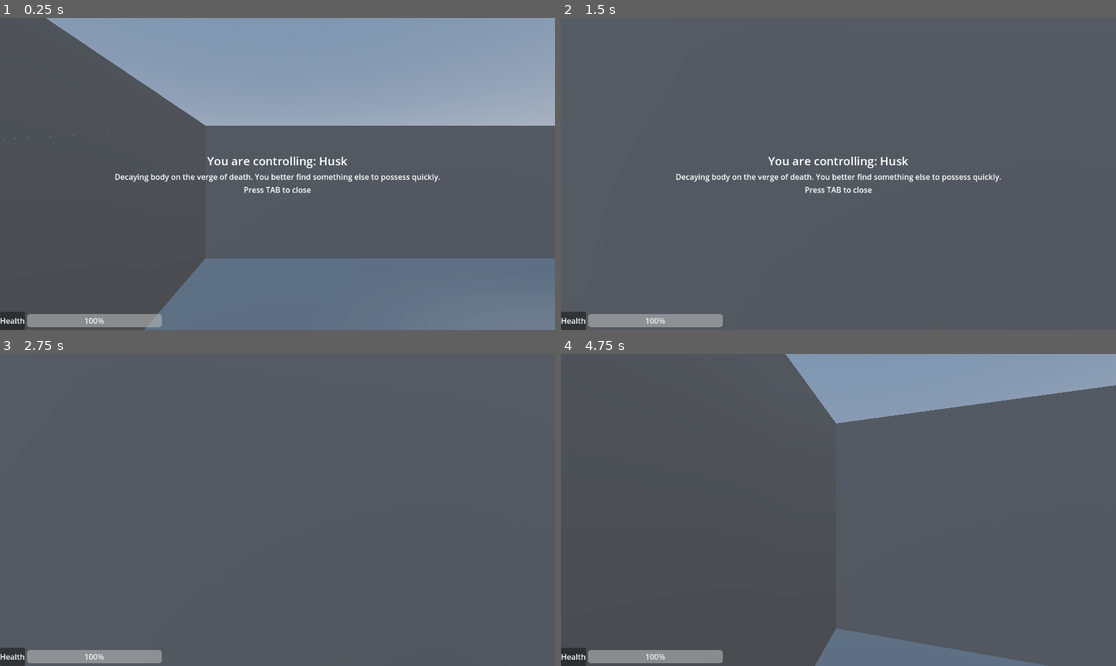
Above: before the commit, frames 1-4 (two rows, left to right).
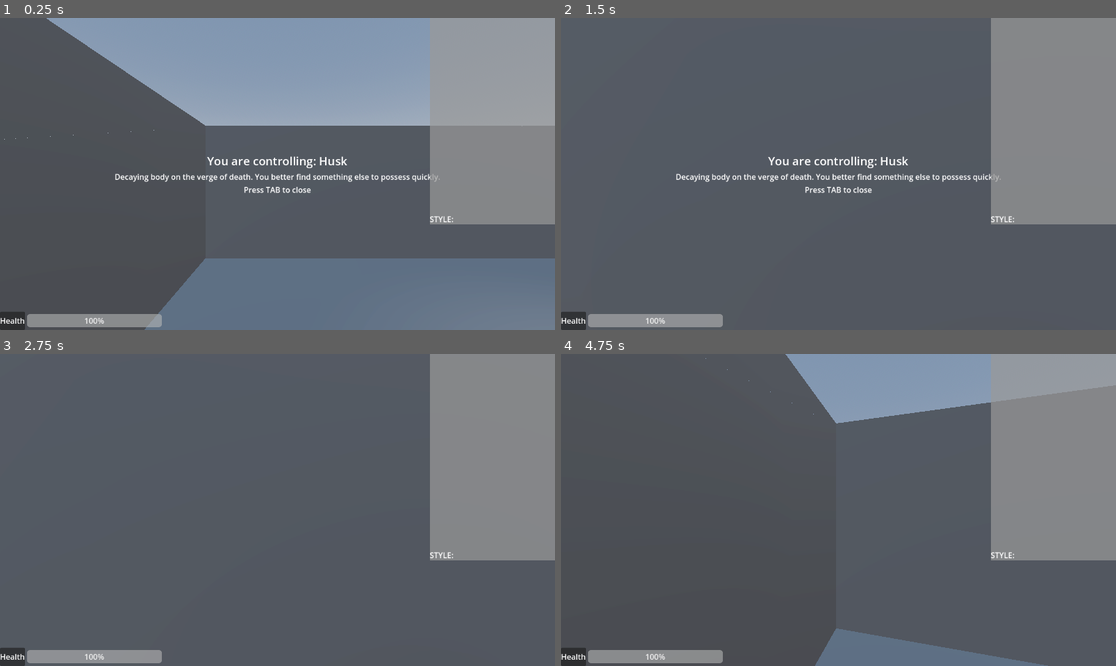
Above: after the commit, the same moments.

Repository: city-high-rider/soulswap
Game: Godot game, scene res://test_level.tscn
Same seed, same stepped clock (60 frames per second), same inputs: the game is played once before the commit and once after it.
Inputs (mouse positions are in pixels of both pictures, inside the frame that each line leads up to):
- Up to frame 1 (0.25 s): no input
- Up to frame 2 (1.5 s): move the mouse to (866, 174) at 0.52 s; hold W (forward) from 0.53 s (still down); tap F (possess) at 0.6 s; tap Space (jump) at 0.77 s; move the mouse to (810, 174) at 1.27 s; click (810, 174) at 1.35 s
- Up to frame 3 (2.75 s): keep holding W (forward); tap Space (jump) at 1.52 s; tap Enter at 2 s; move the mouse to (288, 503) at 2.02 s; tap Tab (toggle_info) at 2.1 s
- Up to frame 4 (4.75 s): keep holding W (forward); tap R (restart) at 2.75, 4.25 s; move the mouse to (832, 516) at 2.77 s; tap F (possess) at 2.85 s; tap Space (jump) at 3.02, 3.77, 4.52 s; move the mouse to (877, 513) at 3.52 s; press the mouse at (877, 513) at 3.53 s; move the mouse to (794, 506) at 4.27 s; release the mouse at (794, 506) at 4.28 s; tap Tab (toggle_info) at 4.35 s

The runs differ from the first frame. In frame 1, 8.1% of the frame differs, in the area x 77-100%, y 25-67%; in frame 2, 15%; in frame 3, 15%, in the area x 77-100%, y 0-67%; in frame 4, 12%.
Error in both runs: Invalid access to property or key 'ghost_mount' on a base object of type 'Nil'. (res://globals/PlayerInfo.gd:25)

Commit message:
make style tab

Diff:
--- /dev/null
+++ b/components/UI/style_tab.tscn
@@ -0,0 +1,33 @@
+[gd_scene load_steps=2 format=3 uid="uid://bohbcugaop32e"]
+
+[sub_resource type="StyleBoxFlat" id="StyleBoxFlat_0300v"]
+bg_color = Color(0.6, 0.6, 0.6, 0.709804)
+
+[node name="StyleTab" type="Control"]
+layout_mode = 3
+anchors_preset = 1
+anchor_left = 1.0
+anchor_right = 1.0
+offset_left = -260.0
+offset_bottom = 429.0
+grow_horizontal = 0
+
+[node name="PanelContainer" type="PanelContainer" parent="."]
+layout_mode = 1
+anchors_preset = 15
+anchor_right = 1.0
+anchor_bottom = 1.0
+grow_horizontal = 2
+grow_vertical = 2
+theme_override_styles/panel = SubResource("StyleBoxFlat_0300v")
+
+[node name="VBoxContainer" type="VBoxContainer" parent="PanelContainer"]
+layout_mode = 2
+
+[node name="Logs" type="VBoxContainer" parent="PanelContainer/VBoxContainer"]
+layout_mode = 2
+size_flags_vertical = 3
+
+[node name="TotalStyle" type="Label" parent="PanelContainer/VBoxContainer"]
+layout_mode = 2
+text = "STYLE: "
--- a/ghosts/player_ghost.tscn
+++ b/ghosts/player_ghost.tscn
@@ -10,6 +10,9 @@
 max_health_multiplier = 10.0
 base_damage_multiplier = 10.0
 
+[sub_resource type="StyleBoxFlat" id="StyleBoxFlat_0300v"]
+bg_color = Color(0.6, 0.6, 0.6, 0.709804)
+
 [node name="PlayerGhost" type="Node"]
 script = ExtResource("1_8tcsk")
 possess_modifiers = SubResource("Resource_2k5th")
@@ -17,3 +20,32 @@
 [node name="DeathScreen" parent="." instance=ExtResource("2_ovwii")]
 visible = false
 script = ExtResource("3_sos6l")
+
+[node name="StyleTab" type="Control" parent="."]
+layout_mode = 3
+anchors_preset = 1
+anchor_left = 1.0
+anchor_right = 1.0
+offset_left = -260.0
+offset_bottom = 429.0
+grow_horizontal = 0
+
+[node name="PanelContainer" type="PanelContainer" parent="StyleTab"]
+layout_mode = 1
+anchors_preset = 15
+anchor_right = 1.0
+anchor_bottom = 1.0
+grow_horizontal = 2
+grow_vertical = 2
+theme_override_styles/panel = SubResource("StyleBoxFlat_0300v")
+
+[node name="VBoxContainer" type="VBoxContainer" parent="StyleTab/PanelContainer"]
+layout_mode = 2
+
+[node name="Logs" type="VBoxContainer" parent="StyleTab/PanelContainer/VBoxContainer"]
+layout_mode = 2
+size_flags_vertical = 3
+
+[node name="TotalStyle" type="Label" parent="StyleTab/PanelContainer/VBoxContainer"]
+layout_mode = 2
+text = "STYLE: "
Not shown: 1 places in ghosts/player_ghost.tscn that only renumber resources
